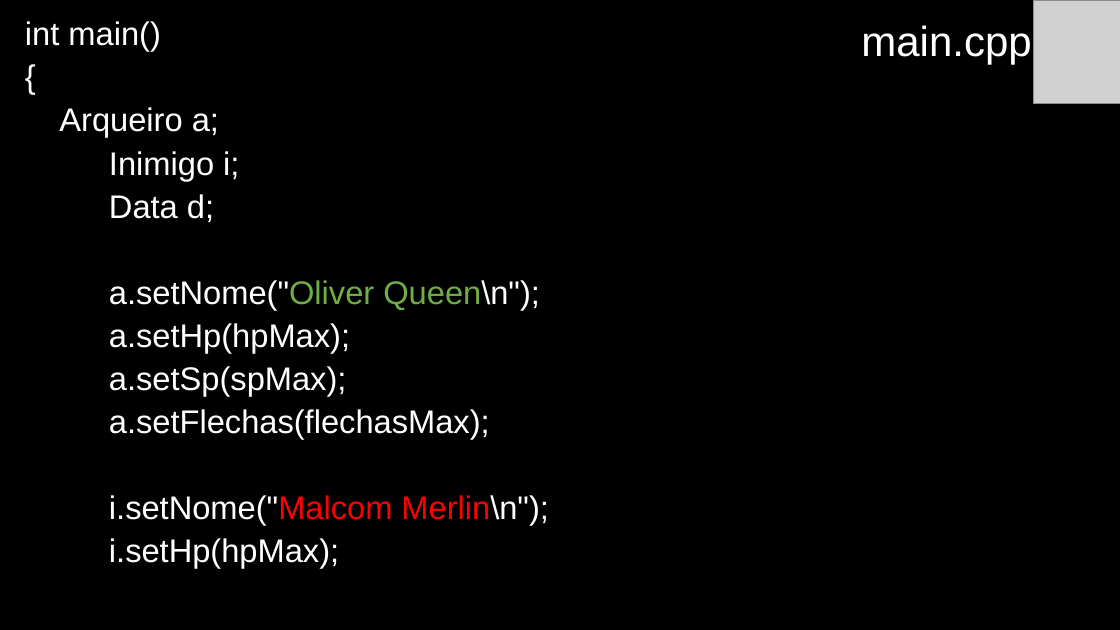
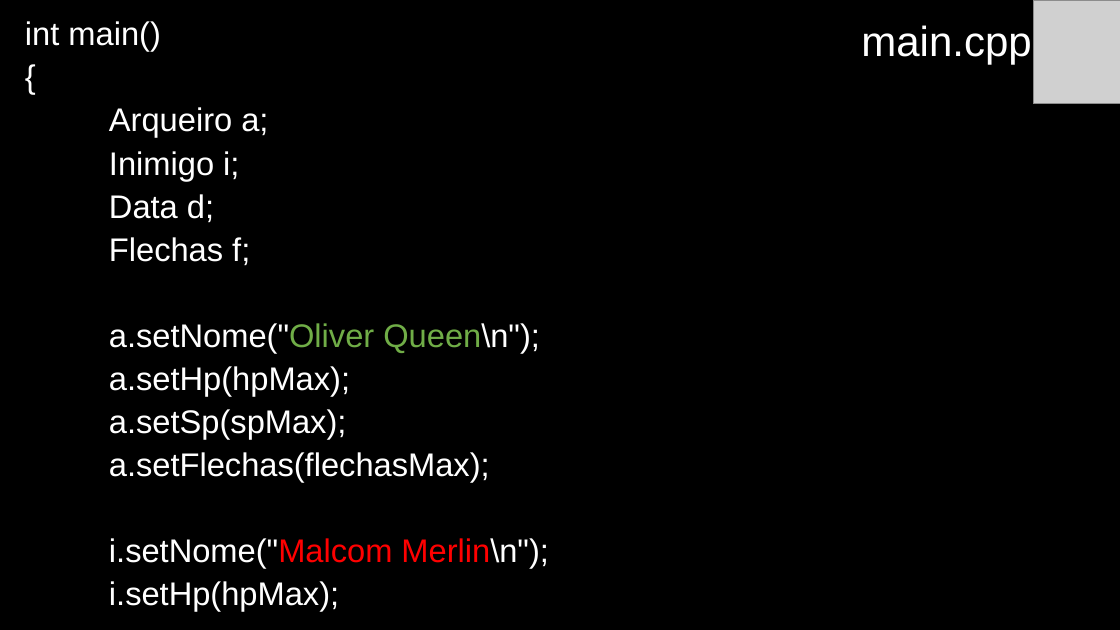
Before and after one commit to anaisabelamr/Arqueiro, a slide deck: slide 32 of Arqueiro/Arqueiro.pptx (slide 24 before the commit). Drawn at 1120x630 pixels with LibreOffice and Linux fonts; fonts in the diff are those of the drawing; grey boxes stand for pictures. Boxes give left, top, right and bottom in pixels: in the first picture for what was removed or moved away, otherwise in the second. Text is boxed around its words. In the diff, an @@ line names an element or a change of style, - is before the commit and + after.

Commit message:
Finalizada a classe Flecha

```diff
--- a/Arqueiro/Arqueiro.pptx
+++ b/Arqueiro/Arqueiro.pptx
@@ text at (x1=109, y1=237, x2=250, y2=266): paragraph added @@
+Flechas f;
```
Also in this commit, not shown: 14 other slides changed, 8 slides added, 3 slides removed, 28 other files.
